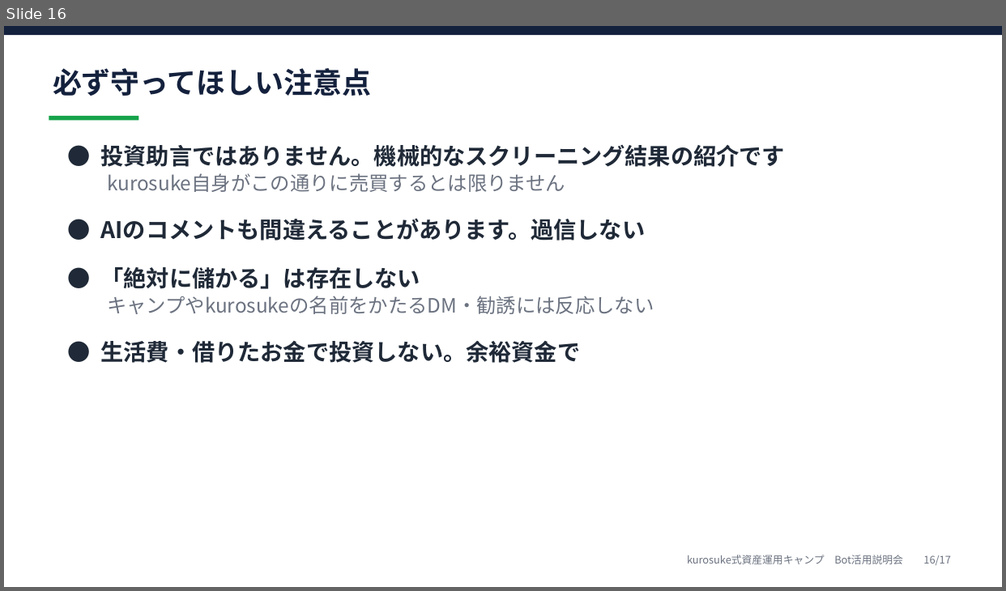
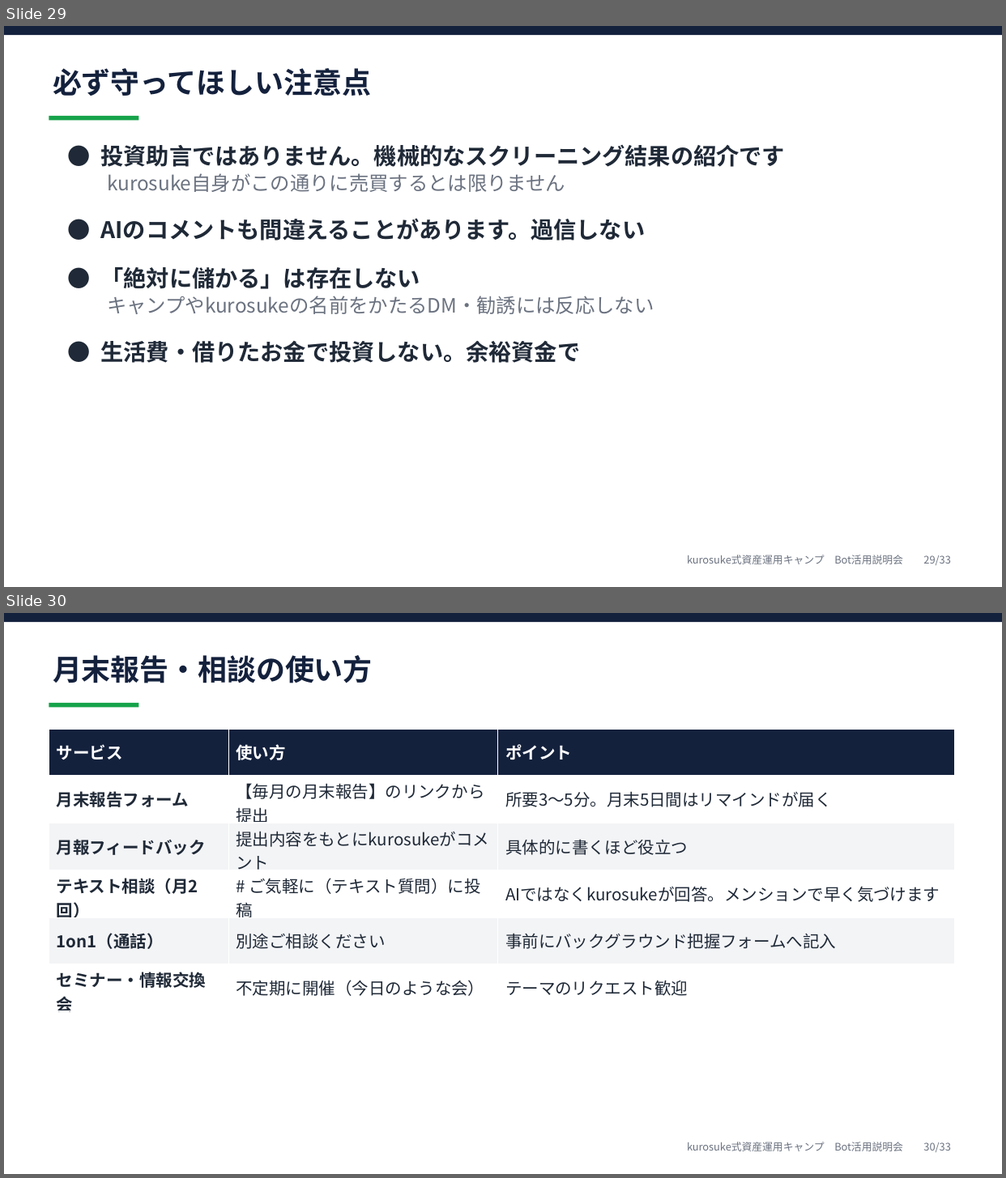
Before and after one commit to kurosuke26/Trading-Signal-Bot-Kurosuke, a slide deck: docs/camp_briefing/camp_briefing.pptx. Shown one above the other, each under a label of ours: slide 16 before the commit, slides 29 and 30 after it. The pictures are 1006x591 and 1006x1178 pixels, drawn with LibreOffice and Linux fonts; fonts in the diff are those of the drawing. Boxes give left, top, right and bottom in pixels: in the first picture for what was removed or moved away, otherwise in the second. Text is boxed around its words. In the diff, an @@ line names an element or a change of style, - is before the commit and + after.

```diff
--- a/docs/camp_briefing/camp_briefing.pptx
+++ b/docs/camp_briefing/camp_briefing.pptx
@@ slide 30 added at (4, 613, 1002, 1174), background #FFFFFF @@
@@ rectangle added at (4, 613, 1002, 622), fill #14213D @@
@@ text added at (53, 655, 373, 683), 28 pt, text #14213D, bold @@
+月末報告・相談の使い方
@@ rectangle added at (49, 703, 138, 707), fill #16A34A @@
@@ table added at (49, 729, 955, 1016), 6 rows, 3 columns @@
+サービス | 使い方 | ポイント
+月末報告フォーム | 【毎月の月末報告】のリンクから提出 | 所要3〜5分。月末5日間はリマインドが届く
+月報フィードバック | 提出内容をもとにkurosukeがコメント | 具体的に書くほど役立つ
+テキスト相談（月2回） | # ご気軽に（テキスト質問）に投稿 | AIではなくkurosukeが回答。メンションで早く気づけます
+1on1（通話） | 別途ご相談ください | 事前にバックグラウンド把握フォームへ記入
+セミナー・情報交換会 | 不定期に開催（今日のような会） | テーマのリクエスト歓迎
@@ text added at (687, 1142, 950, 1152), 10 pt, text #6B7280 @@
+kurosuke式資産運用キャンプ Bot活用説明会 30/33
@@ what was slide 16 is now slide 29 @@
@@ slide 29 changed as well @@
@@ text at (687, 555, 950, 565): text changed @@
-kurosuke式資産運用キャンプ Bot活用説明会 16/17
+kurosuke式資産運用キャンプ Bot活用説明会 29/33
```
Also in this commit, not shown: 15 other slides changed, 15 other slides added, 2 other files.
